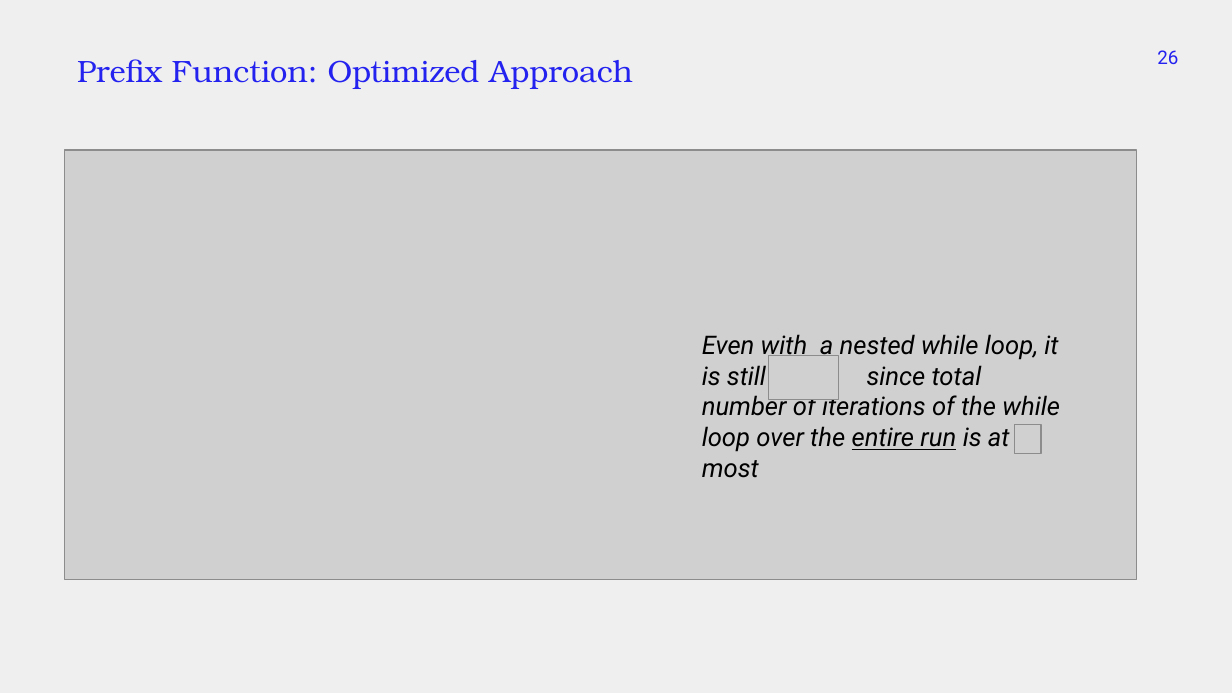
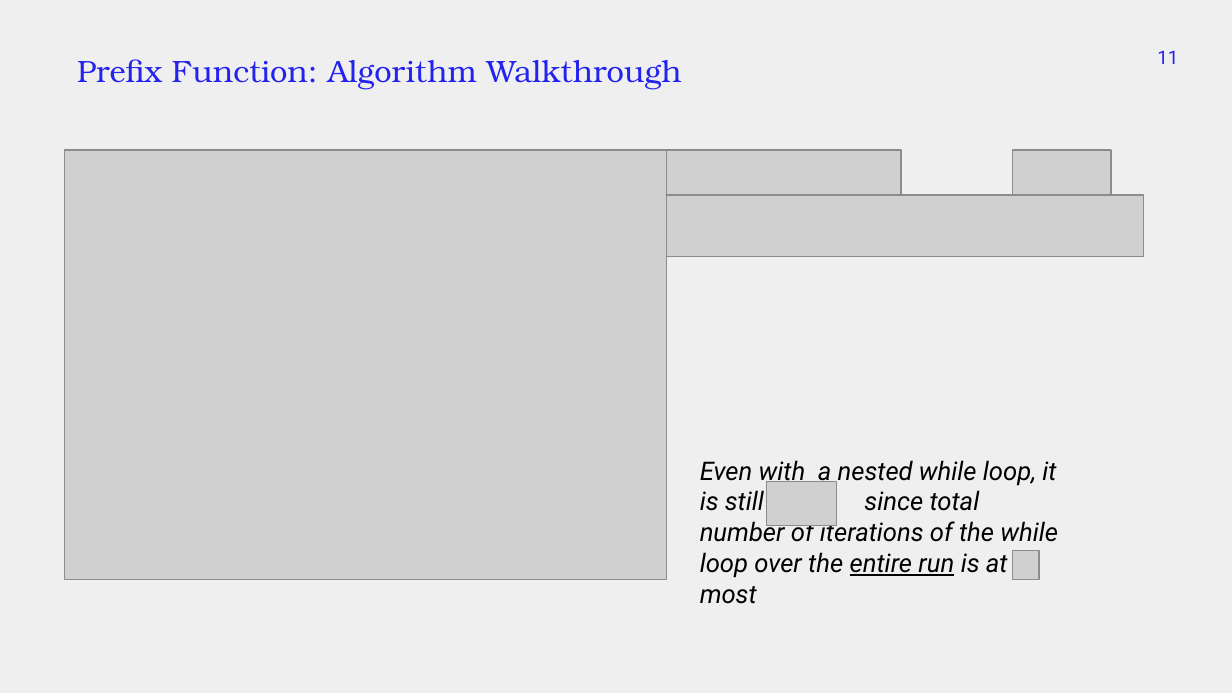
Before and after one commit to markfloryan/advalgo_projects, a slide deck: slide 11 of projects/12-KnuthMorrisPratt/slides/lecture_KMP.pptx (slide 26 before the commit). Drawn at 1232x693 pixels with LibreOffice and Linux fonts; fonts in the diff are those of the drawing; grey boxes stand for pictures. Boxes give left, top, right and bottom in pixels: in the first picture for what was removed or moved away, otherwise in the second. Text is boxed around its words. In the diff, an @@ line names an element or a change of style, - is before the commit and + after.

Commit message:
Update lecture slides

```diff
--- a/projects/12-KnuthMorrisPratt/slides/lecture_KMP.pptx
+++ b/projects/12-KnuthMorrisPratt/slides/lecture_KMP.pptx
@@ subtitle at (77, 59, 682, 89): text changed @@
-Prefix Function: Optimized Approach
+Prefix Function: Algorithm Walkthrough
@@ page number at (1157, 50, 1178, 64): text changed @@
-26
+11
@@ picture: place and size @@
-picture at (65, 150, 1137, 580)
+picture at (65, 150, 668, 580)
@@ picture added at (667, 150, 901, 196) @@
@@ picture added at (1013, 150, 1111, 196) @@
@@ picture added at (667, 195, 1143, 256) @@
@@ text "Even with a nested while ...": place and size @@
-text "Even with a nested while ..." at (702, 334, 1060, 478)
+text "Even with a nested while ..." at (700, 460, 1058, 604)
@@ picture: place and size @@
-picture at (769, 356, 839, 400)
+picture at (766, 482, 837, 526)
@@ picture: place and size @@
-picture at (1014, 425, 1041, 455)
+picture at (1013, 551, 1040, 580)
```
Also in this commit, not shown: 1 other slide changed, 45 slides removed.
